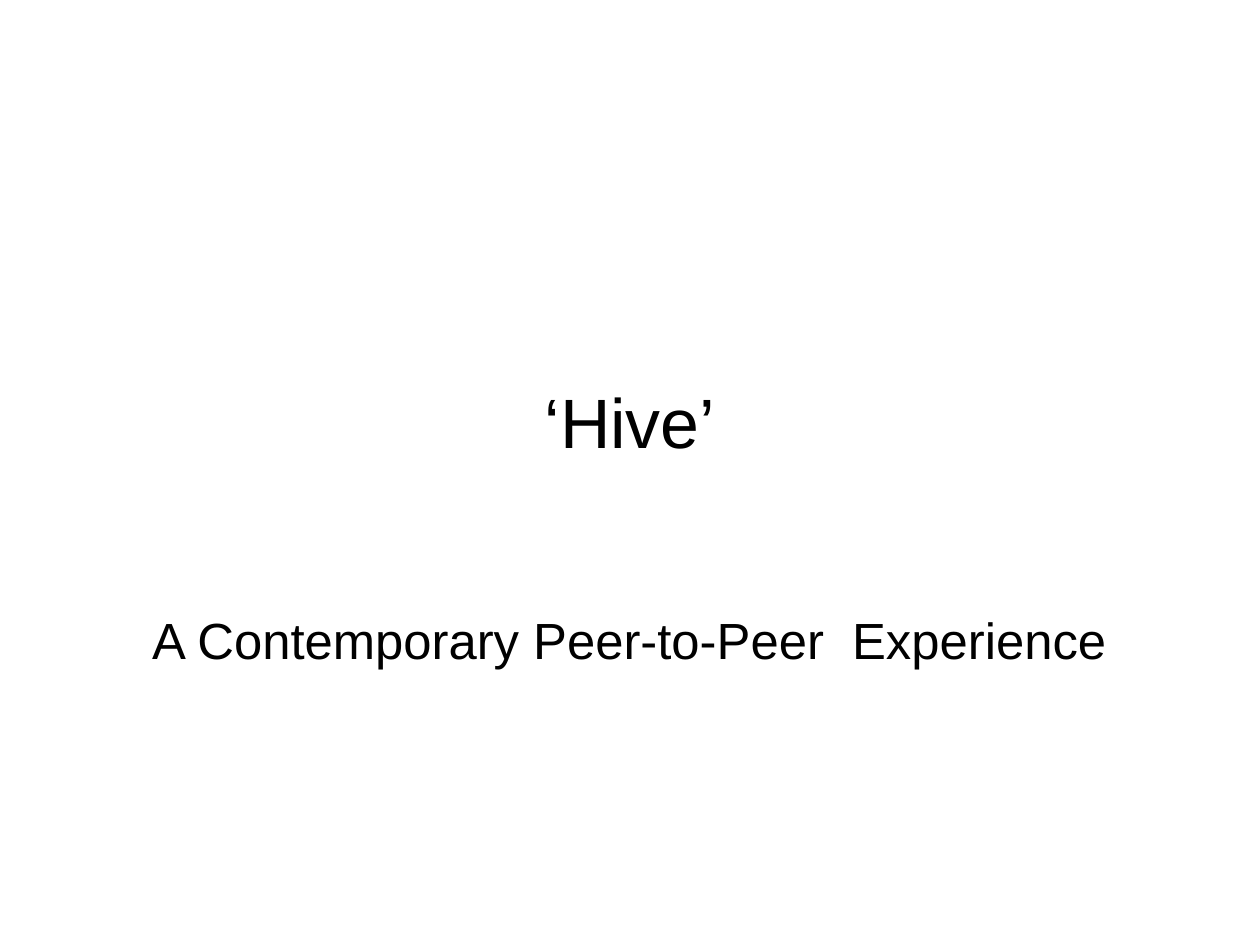
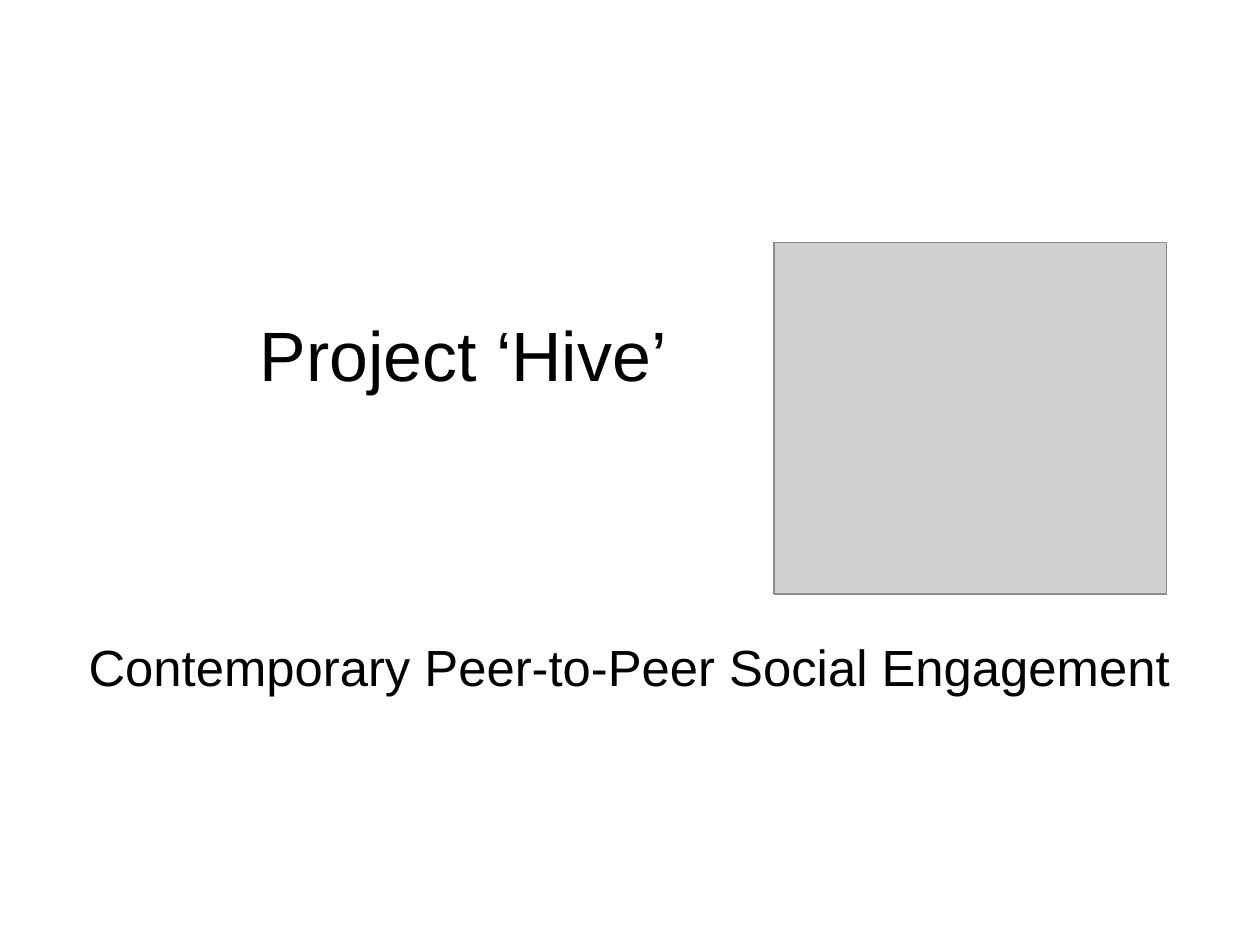
Before and after one commit to 8bitgeek/hive, a slide deck: slide 1 of slides/hive-p2p.odp. Drawn at 1260x945 pixels with LibreOffice and Linux fonts; fonts in the diff are those of the drawing; grey boxes stand for pictures; background and template pictures are left out. Boxes give left, top, right and bottom in pixels: in the first picture for what was removed or moved away, otherwise in the second. Text is boxed around its words. In the diff, an @@ line names an element or a change of style, - is before the commit and + after.

Commit message:
slides

```diff
--- a/slides/hive-p2p.odp
+++ b/slides/hive-p2p.odp
@@ picture added at (774,242,1167,593) @@
@@ title at (259,330,667,394): text changed @@
-‘Hive’
+Project ‘Hive’
@@ subtitle at (89,649,1170,696): text changed @@
-A Contemporary Peer-to-Peer Experience
+Contemporary Peer-to-Peer Social Engagement
```
Also in this commit, not shown: 5 slides added, 1 slide removed, 4 other files.
